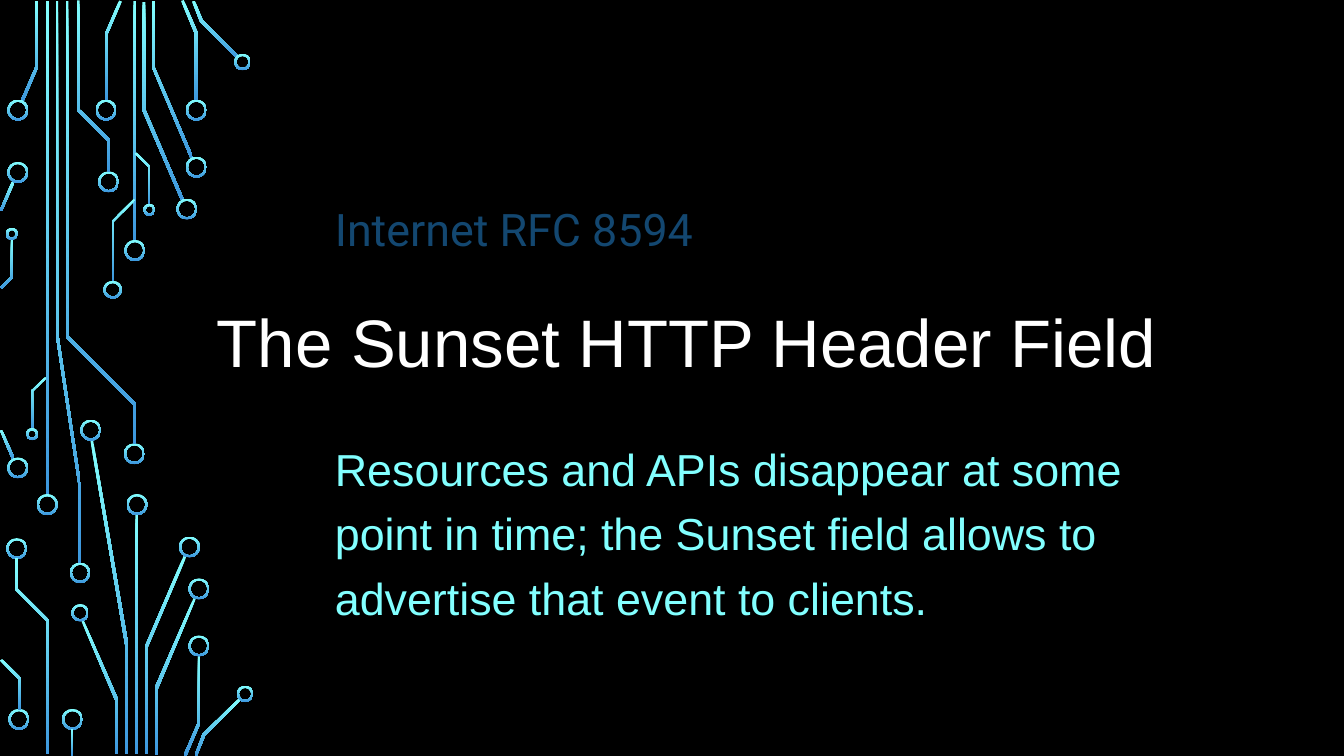
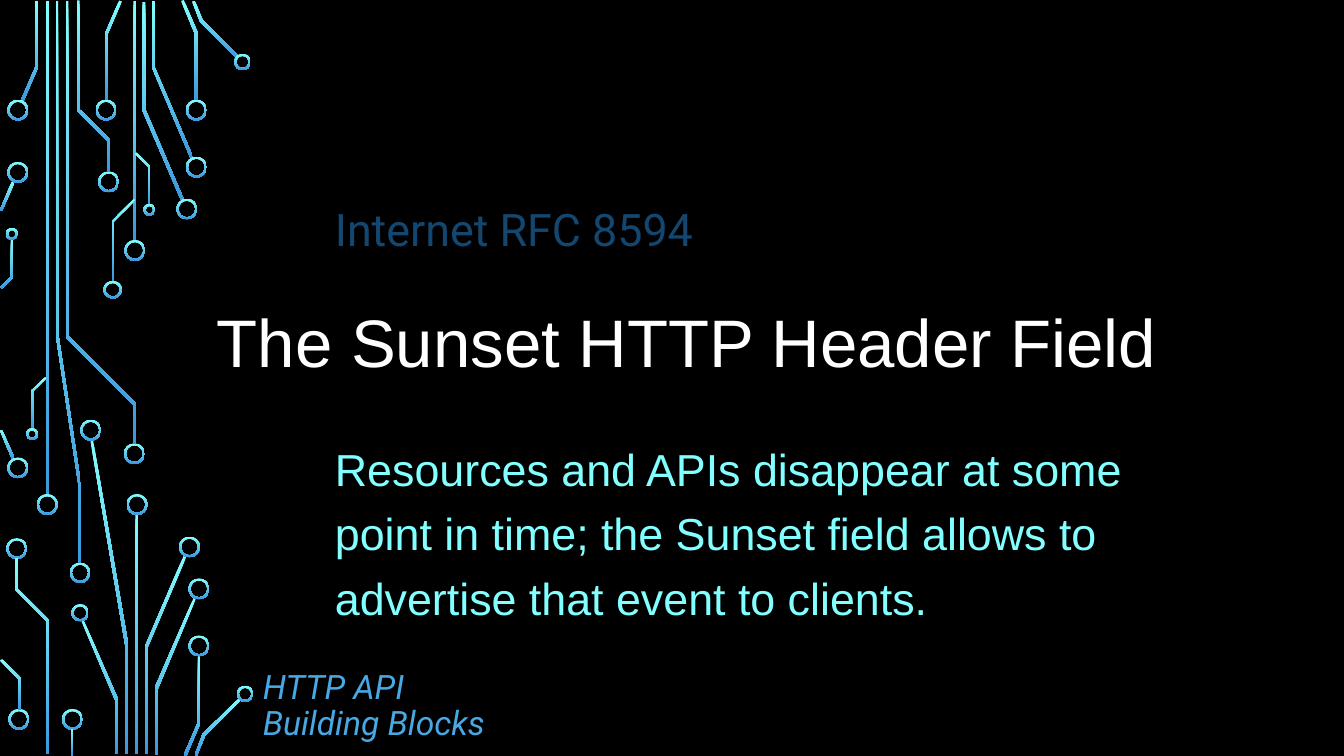
Before and after one commit to dret/HTTP-APIs, a slide deck: slide 2 of assets/slides/rfc8594.pptx (slide 1 before the commit). Drawn at 1344x756 pixels with LibreOffice and Linux fonts; fonts in the diff are those of the drawing; background and template pictures are left out. Boxes give left, top, right and bottom in pixels: in the first picture for what was removed or moved away, otherwise in the second. Text is boxed around its words. In the diff, an @@ line names an element or a change of style, - is before the commit and + after.

Commit message:
finished first draft of sunset slides

```diff
--- a/assets/slides/rfc8594.pptx
+++ b/assets/slides/rfc8594.pptx
@@ text added at box(263, 675, 485, 742), 24 pt, text #48A8E3, italic @@
+HTTP API Building Blocks
```
Also in this commit, not shown: 4 other slides changed, 2 slides added, 1 slide removed.
